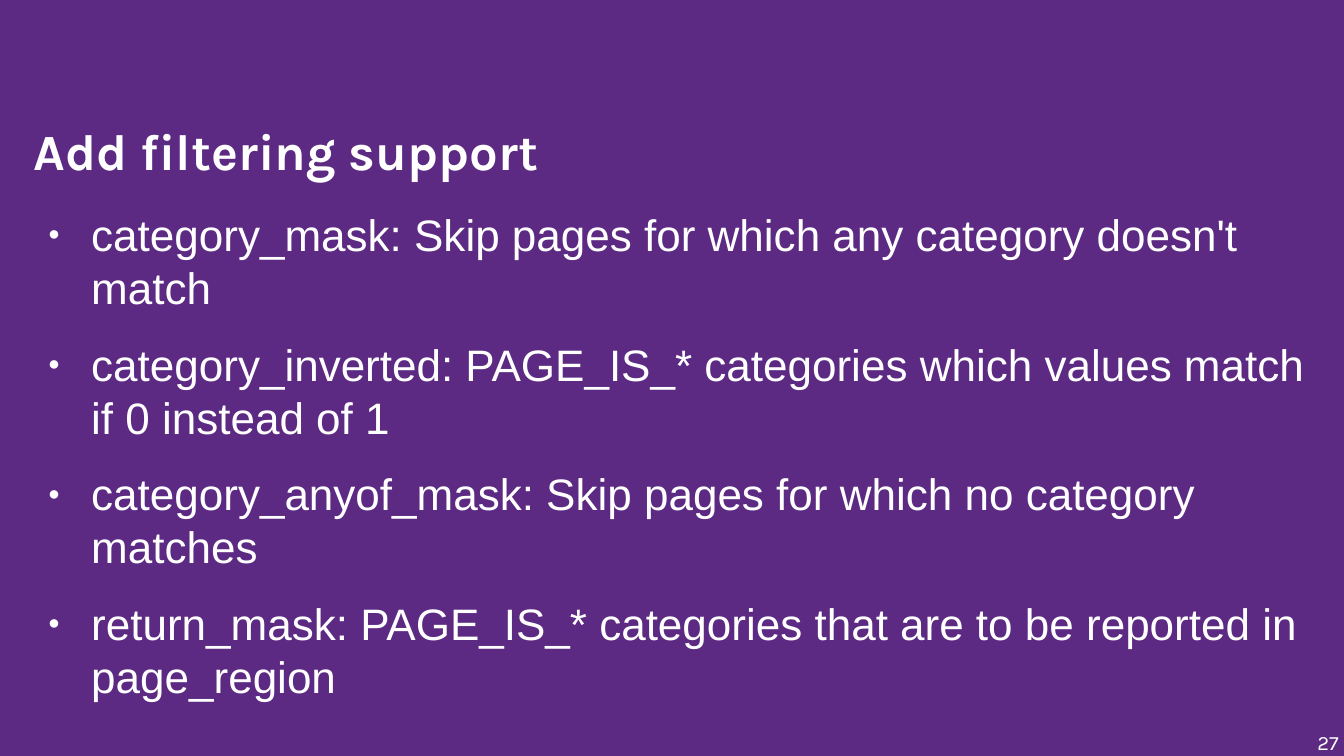
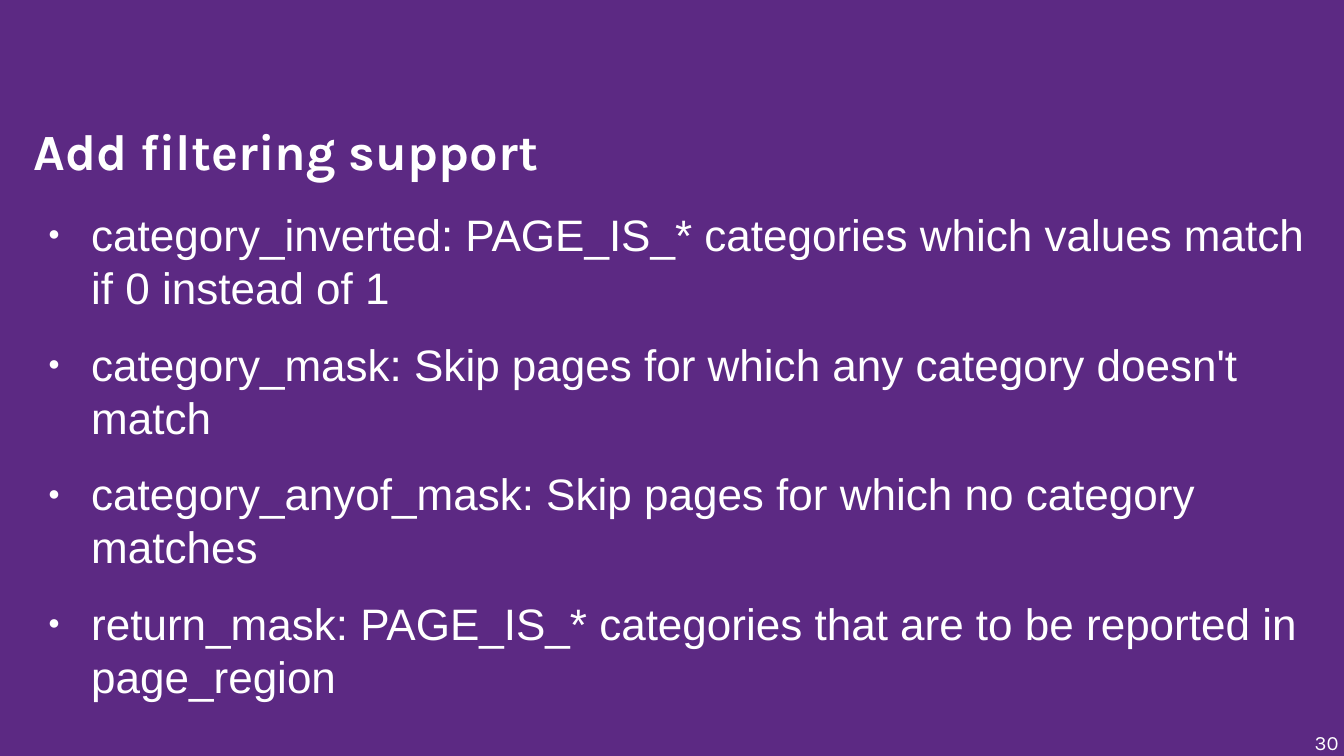
Before and after one commit to musamaanjum/presentations, a slide deck: slide 30 of Adding-Functionality-to-make-Windows-games-run-faster-on-Linux-v1.odp (slide 27 before the commit). Drawn at 1344x756 pixels with LibreOffice and Linux fonts; fonts in the diff are those of the drawing; background and template pictures are left out. Boxes give left, top, right and bottom in pixels: in the first picture for what was removed or moved away, otherwise in the second. Text is boxed around its words. In the diff, an @@ line names an element or a change of style, - is before the commit and + after.

```diff
--- a/Adding-Functionality-to-make-Windows-games-run-faster-on-Linux-v1.odp
+++ b/Adding-Functionality-to-make-Windows-games-run-faster-on-Linux-v1.odp
@@ text at box(91, 219, 1304, 305): paragraph added @@
+● category_inverted: PAGE_IS_* categories which values match if 0 instead of 1
@@ text at box(91, 349, 1304, 435): paragraph removed @@
-● category_inverted: PAGE_IS_* categories which values match if 0 instead of 1
@@ page number at box(1315, 737, 1339, 751): text changed @@
-27
+30
```
Also in this commit, not shown: 12 other slides changed, 3 slides added.
